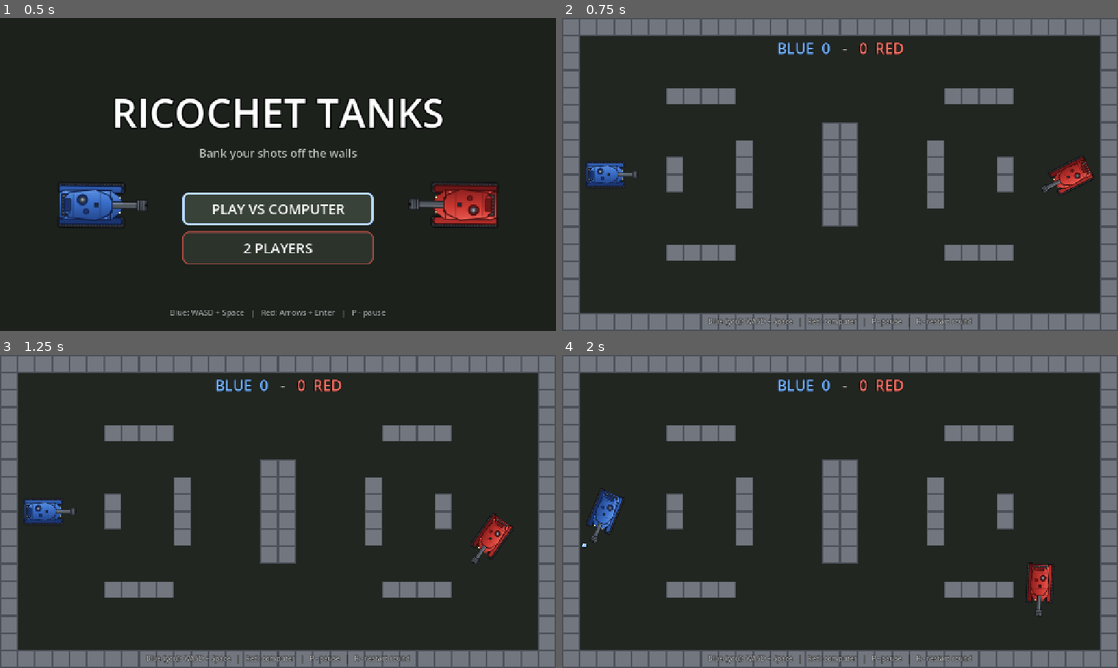
Above: before the commit, frames 1-4 (two rows, left to right).
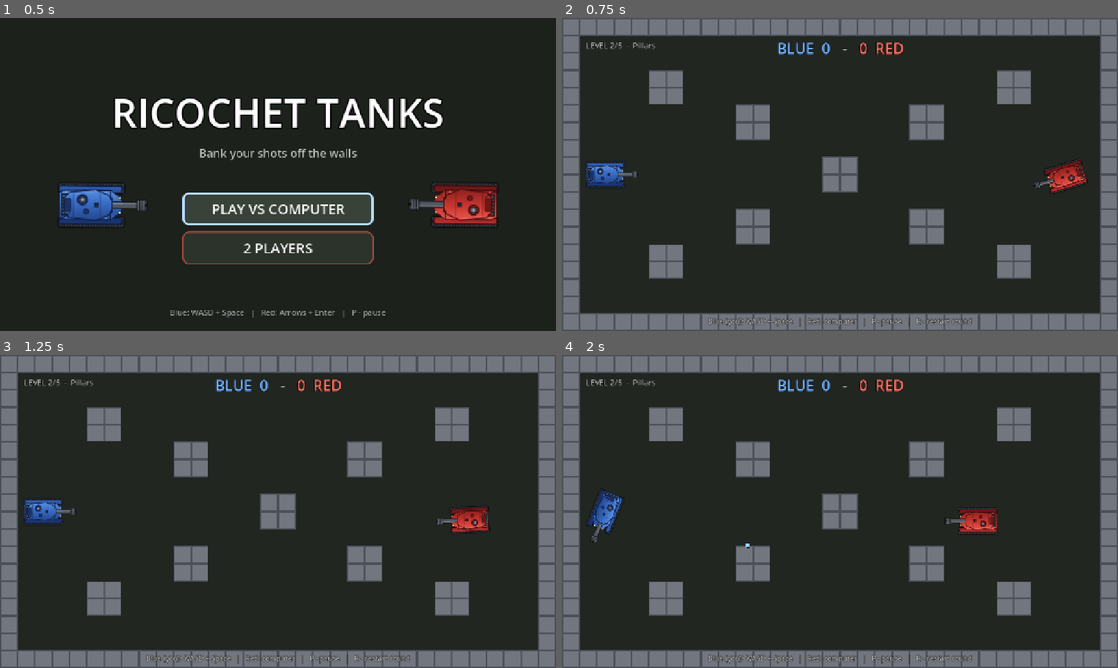
Above: after the commit, the same moments.

Repository: TimDev7/tank-game
Game: Godot game, scene res://game/menu/main_menu.tscn
Same seed, same stepped clock (60 frames per second), same inputs: the game is played once before the commit and once after it.
Inputs (mouse positions are in pixels of both pictures, inside the frame that each line leads up to):
- Up to frame 1 (0.5 s): no input
- Up to frame 2 (0.75 s): click "PLAY VS COMPUTER" at 0.5 s
- Up to frame 3 (1.25 s): no input
- Up to frame 4 (2 s): tap Enter at 1.25 s; move the mouse to (962, 495) at 1.27 s; hold D (p1_right) from 1.28 s (still down); tap Space (p1_fire) at 1.35 s; click (962, 495) at 1.42 s

Frame 1 is identical in both runs. In frame 2, 11% of the frame differs, in the area x 4-96%, y 7-84%; in frame 3, 11%; in frame 4, 11%, in the area x 3-89%, y 7-84%.

Commit message:
Add 5 data-driven levels, per-round level rotation, level HUD label
Co-Authored-By: Claude Sonnet 5.5 <noreply@anthropic.com>

Diff:
--- a/game/arena/arena.gd
+++ b/game/arena/arena.gd
@@ -13,7 +13,24 @@
 
 @export var walls: TileMapLayer
 
+signal level_changed(index: int)
+
+var level_index: int = 0
 var _spawns: Dictionary = {}  # int -> SpawnPoint
+
+
+## Перерисовывает стены по данным Levels. Точки появления не двигаются.
+func load_level(index: int) -> void:
+	level_index = posmod(index, Levels.count())
+	walls.clear()
+	for cell in Levels.cells(level_index):
+		walls.set_cell(cell, 0, Vector2i.ZERO)
+	walls.update_internals()  # физика тайлов обновляется сразу, а не в конце кадра
+	level_changed.emit(level_index)
+
+
+func get_level_name() -> String:
+	return Levels.level_name(level_index)
 
 
 func _ready() -> void:
--- /dev/null
+++ b/game/arena/levels.gd
@@ -0,0 +1,66 @@
+class_name Levels
+extends RefCounted
+## Уровни арены как данные. Поле 32x18 клеток по 40 px (1280x720), рамка по периметру добавляется сама.
+## Каждый уровень — прямоугольники препятствий [x, y, w, h] в клетках ДЛЯ ЛЕВОЙ ПОЛОВИНЫ;
+## зеркало по горизонтали добавляется автоматически (честно для обоих игроков).
+## Точки появления — всегда (2.5, 9) и (29.5, 9) клеток: вокруг них по ~3 клетки свободного места
+## (стволу нужно место), проходы между препятствиями ≥ 3 клеток (иначе ИИ с запасом 1 клетка не пройдёт).
+## Проверка уровней: tools/check_levels.gd.
+
+const COLS := 32
+const ROWS := 18
+
+const LIST := [
+	{
+		"name": "Classic",
+		"rects": [[6, 4, 4, 1], [6, 13, 4, 1], [10, 7, 1, 4], [6, 8, 1, 2], [15, 6, 2, 6]],
+	},
+	{
+		"name": "Pillars",
+		"rects": [[5, 3, 2, 2], [5, 13, 2, 2], [10, 5, 2, 2], [10, 11, 2, 2], [15, 8, 2, 2]],
+	},
+	{
+		"name": "Lanes",
+		"rects": [[7, 1, 1, 6], [7, 11, 1, 6], [12, 5, 1, 8]],
+	},
+	{
+		"name": "Fortress",
+		"rects": [[12, 5, 8, 1], [12, 12, 8, 1], [12, 5, 1, 2], [12, 11, 1, 2], [6, 4, 1, 3], [6, 11, 1, 3]],
+	},
+	{
+		"name": "Zigzag",
+		"rects": [[5, 1, 1, 10], [9, 7, 1, 10], [13, 1, 1, 10]],
+	},
+]
+
+
+static func count() -> int:
+	return LIST.size()
+
+
+static func level_name(index: int) -> String:
+	return LIST[posmod(index, LIST.size())].name
+
+
+## Все клетки стен уровня: рамка + препятствия + зеркальная половина.
+static func cells(index: int) -> Array[Vector2i]:
+	var set := {}
+	for x in COLS:
+		set[Vector2i(x, 0)] = true
+		set[Vector2i(x, ROWS - 1)] = true
+	for y in ROWS:
+		set[Vector2i(0, y)] = true
+		set[Vector2i(COLS - 1, y)] = true
+	for rect in LIST[posmod(index, LIST.size())].rects:
+		var x: int = rect[0]
+		var y: int = rect[1]
+		var w: int = rect[2]
+		var h: int = rect[3]
+		for dx in w:
+			for dy in h:
+				set[Vector2i(x + dx, y + dy)] = true
+				set[Vector2i(COLS - 1 - (x + dx), y + dy)] = true
+	var result: Array[Vector2i] = []
+	for c in set:
+		result.append(c)
+	return result
--- a/game/match/hud.gd
+++ b/game/match/hud.gd
@@ -10,6 +10,7 @@
 var _red_label: Label
 var _message: Label
 var _hint: Label
+var _level_label: Label
 var _pause_overlay: Control
 
 
@@ -27,6 +28,10 @@
 func show_message(text: String) -> void:
 	_message.text = text
 	_message.visible = not text.is_empty()
+
+
+func set_level(number: int, total: int, level_name: String) -> void:
+	_level_label.text = "%s %d/%d  -  %s" % [tr("LEVEL"), number, total, tr(level_name)]
 
 
 func set_hint(text: String) -> void:
@@ -58,6 +63,11 @@
 	box.add_child(_blue_label)
 	box.add_child(dash)
 	box.add_child(_red_label)
+
+	# номер и название уровня — слева сверху, внутри рамки арены
+	_level_label = _make_label(18, Color(0.8, 0.82, 0.8, 0.85))
+	_level_label.position = Vector2(54, 50)
+	root.add_child(_level_label)
 
 	# сообщение по центру
 	_message = _make_label(54, Color.WHITE)
--- a/game/match/round_manager.gd
+++ b/game/match/round_manager.gd
@@ -30,6 +30,7 @@
 ## false — только сигнал menu_requested, без смены сцены (для автотестов).
 @export var auto_change_scene: bool = true
 
+var level: int = 0  ## индекс текущего уровня в Levels.LIST; меняется каждый раунд
 var state: State = State.ROUND_OVER
 var scores: Dictionary = {1: 0, 2: 0}
 var tanks: Dictionary = {}  # int -> Tank
@@ -63,14 +64,25 @@
 func start_match() -> void:
 	scores = {1: 0, 2: 0}
 	_emit_scores()
+	level = randi() % Levels.count()
 	start_round()
 
 
-func start_round() -> void:
+## advance = true — следующий уровень (автопереход после раунда); false — тот же (R, старт матча).
+func start_round(advance: bool = false) -> void:
 	_round_id += 1
 	_resolve_queued = false
 	for bullet in bullets_root.get_children():
 		bullet.queue_free()
+	if advance:
+		level = (level + 1) % Levels.count()
+	arena.load_level(level)
+	for player in tanks:
+		var brain: TankBrain = (tanks[player] as Tank).brain
+		if brain != null:
+			brain.rebuild()
+	if hud:
+		hud.set_level(level + 1, Levels.count(), Levels.level_name(level))
 	for player in tanks:
 		var tank: Tank = tanks[player]
 		tank.respawn(arena.get_spawn_transform(player))
@@ -184,7 +196,7 @@
 	var id := _round_id
 	await get_tree().create_timer(ROUND_END_DELAY).timeout
 	if id == _round_id and state == State.ROUND_OVER:  # не перезапускали вручную за это время
-		start_round()
+		start_round(true)
 
 
 func _apply_hint() -> void:
--- a/game/tanks/tank_brain.gd
+++ b/game/tanks/tank_brain.gd
@@ -47,6 +47,12 @@
 	_walls = arena.walls
 	_rng.randomize()
 	_build_grid()
+
+
+## Пересобрать сетку поиска пути после смены уровня арены.
+func rebuild() -> void:
+	_build_grid()
+	reset()
 
 
 func reset() -> void:
--- /dev/null
+++ b/tools/check_levels.gd
@@ -0,0 +1,76 @@
+extends SceneTree
+## Проверка всех уровней арены. Запуск:
+##   Godot_console.exe --headless --path . --script res://tools/check_levels.gd
+## Для каждого уровня: зеркальность, свободные точки появления (танк 88x58 с запасом под ствол),
+## путь ИИ между спавнами без точек в стенах, проходимость (доля достижимых клеток).
+
+var _ok := true
+
+
+func _init() -> void:
+	var arena: Arena = (load("res://game/arena/arena.tscn") as PackedScene).instantiate()
+	root.add_child(arena)
+	await process_frame
+	await physics_frame
+	var space := arena.get_world_2d().direct_space_state
+	var brain := TankBrain.new()
+	brain.setup(arena, null, Node2D.new())
+
+	for i in Levels.count():
+		arena.load_level(i)
+		await physics_frame
+		await physics_frame
+		brain.rebuild()
+		var name := Levels.level_name(i)
+		var cells := Levels.cells(i)
+		var set := {}
+		for c in cells:
+			set[c] = true
+
+		var mirrored := true
+		for c in cells:
+			if not set.has(Vector2i(Levels.COLS - 1 - c.x, c.y)):
+				mirrored = false
+		_check(mirrored, "[%d %s] уровень зеркален по горизонтали" % [i + 1, name])
+		_check(arena.walls.get_used_cells().size() == cells.size(), "[%d %s] арена содержит %d клеток стен" % [i + 1, name, cells.size()])
+
+		var spawn_ok := true
+		for p in [1, 2]:
+			var shape := RectangleShape2D.new()
+			shape.size = Vector2(88 + 90, 58 + 20)  # корпус + запас ~45 px впереди под ствол
+			var q := PhysicsShapeQueryParameters2D.new()
+			q.shape = shape
+			q.transform = Transform2D(0.0, arena.get_spawn(p).global_position + Vector2(45 if p == 1 else -45, 0))
+			q.collision_mask = 1 << (PhysicsLayers.WALL - 1)
+			if not space.intersect_shape(q, 1).is_empty():
+				spawn_ok = false
+		_check(spawn_ok, "[%d %s] у обоих спавнов достаточно места под корпус и ствол" % [i + 1, name])
+
+		var path := brain.plan_path(arena.get_spawn(1).global_position, arena.get_spawn(2).global_position)
+		var in_wall := 0
+		for p in path:
+			var q2 := PhysicsPointQueryParameters2D.new()
+			q2.position = p
+			q2.collision_mask = 1 << (PhysicsLayers.WALL - 1)
+			if not space.intersect_point(q2).is_empty():
+				in_wall += 1
+		var length := 0.0
+		for k in range(1, path.size()):
+			length += path[k - 1].distance_to(path[k])
+		_check(path.size() >= 5 and in_wall == 0 and length < 3200.0,
+			"[%d %s] путь ИИ между спавнами: %d точек, %.0f px, в стенах %d" % [i + 1, name, path.size(), length, in_wall])
+
+		var free := 0
+		for x in range(1, Levels.COLS - 1):
+			for y in range(1, Levels.ROWS - 1):
+				if not set.has(Vector2i(x, y)):
+					free += 1
+		print("     свободно %d из %d клеток внутри рамки" % [free, (Levels.COLS - 2) * (Levels.ROWS - 2)])
+
+	print("ALL OK" if _ok else "FAILED")
+	quit(0 if _ok else 1)
+
+
+func _check(cond: bool, label: String) -> void:
+	print("%s %s" % ["OK  " if cond else "FAIL", label])
+	_ok = _ok and cond
--- a/tools/match_selftest.gd
+++ b/tools/match_selftest.gd
@@ -48,9 +48,16 @@
 		"очко синему, раунд окончен (scores=%s)" % [_mgr.scores])
 	_check(not t1.controls_enabled, "управление выключено до нового раунда")
 
-	# автоматический следующий раунд
+	# автоматический следующий раунд — на новом уровне
+	var level_before := _mgr.level
 	await get_tree().create_timer(RoundManager.ROUND_END_DELAY + 1.0).timeout
 	_check(_mgr.state == RoundManager.State.PLAYING and t1.alive and t2.alive and t1.controls_enabled, "следующий раунд стартует сам")
+	_check(_mgr.level == (level_before + 1) % Levels.count() and arena.level_index == _mgr.level,
+		"следующий раунд идёт на следующем уровне (%d -> %d)" % [level_before, _mgr.level])
+	var lvl := _mgr.level
+	_press("restart_round")
+	await _frames(2)
+	_check(_mgr.level == lvl, "R перезапускает раунд на том же уровне")
 
 	# ничья: оба танка гибнут в одном кадре
 	t1.die()
